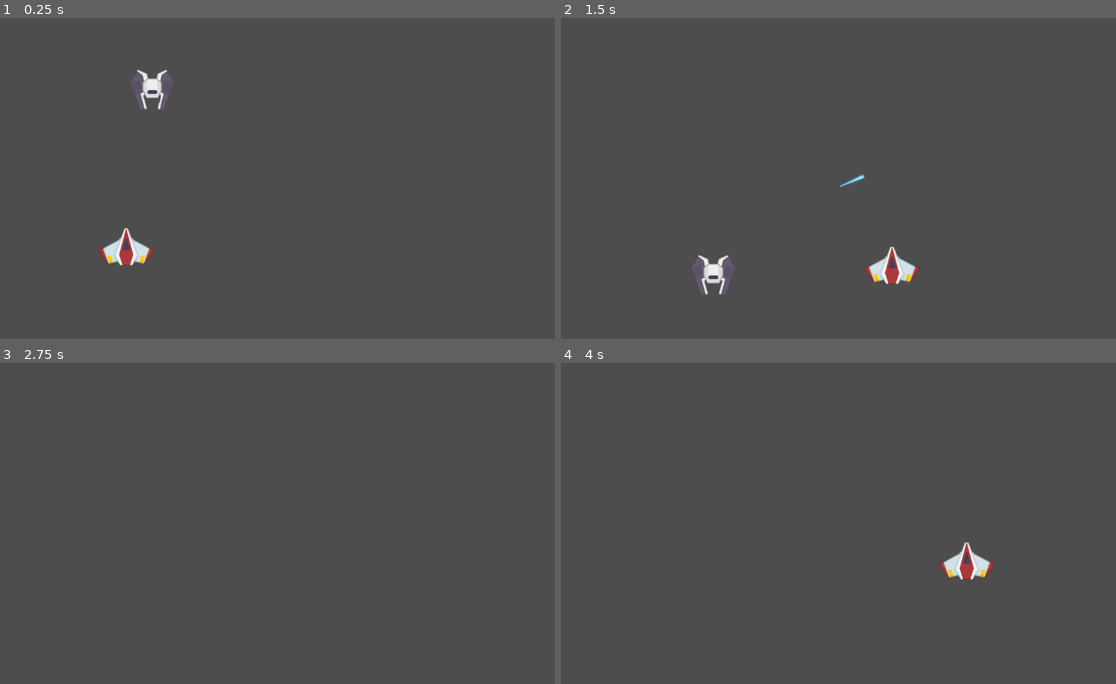
Above: before the commit, frames 1-4 (two rows, left to right).
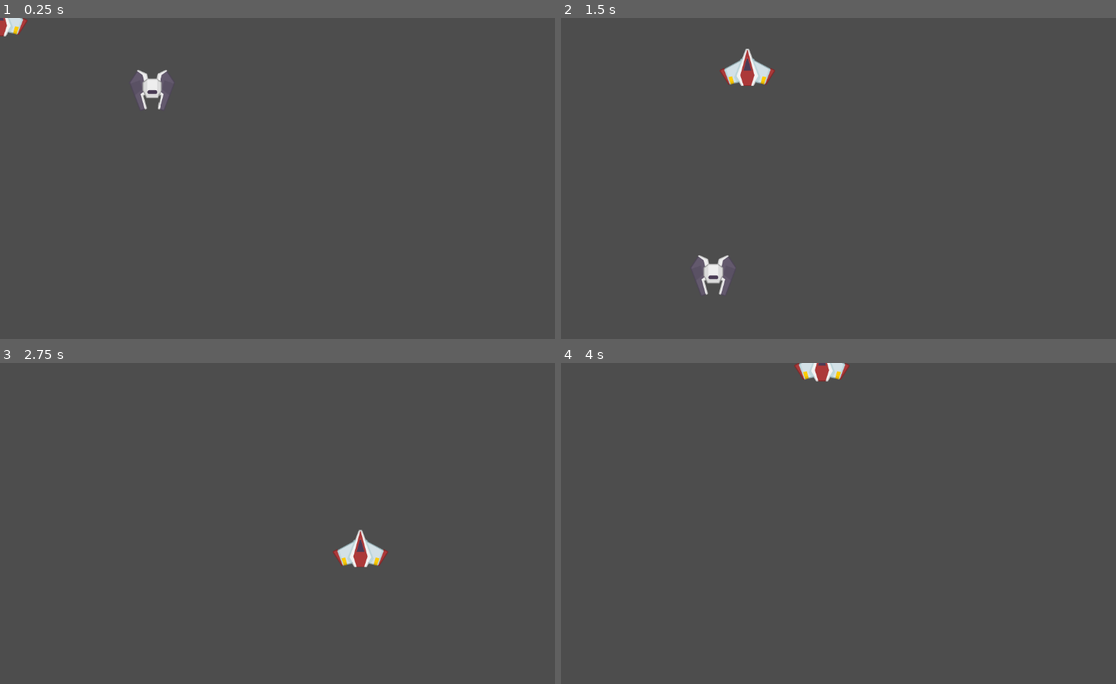
Above: after the commit, the same moments.

Repository: spencersmith24/CS315-Godot-Exercises
Game: Godot game, scene res://Scenes/Main.tscn
The game is run twice, just before and just after one commit, with the same random seed, the same clock (stepped at 60 frames per second) and the same inputs.
Inputs:
- Up to frame 1 (0.25 s): no input
- Up to frame 2 (1.5 s): hold Right (right) 0.53-1.28 s; tap Space (shoot) at 0.6, 1.35 s; hold Down (down) from 1.28 s (still down)
- Up to frame 3 (2.75 s): release Down (down) at 2.03 s; hold Right (right) from 2.03 s (still down); tap Space (shoot) at 2.1 s
- Up to frame 4 (4 s): release Right (right) at 2.78 s; hold Up (up) 2.78-3.53 s; tap Space (shoot) at 2.85, 3.6 s; hold Left (left) from 3.53 s (still down)

The runs differ from the first frame. In frame 1, 0.8% of the frame differs, in the area x 0-28%, y 0-78%; in frame 2, 1.3%, in the area x 28-65%, y 9-83%; in frame 3, 0.6%; in frame 4, 1.0%.

Commit message:
finit bullet script

Diff:
--- a/ShootEmUp/shootemup/Scenes/Main.tscn
+++ b/ShootEmUp/shootemup/Scenes/Main.tscn
@@ -6,7 +6,6 @@
 [node name="Node2D" type="Node2D"]
 
 [node name="Player" parent="." instance=ExtResource("1_8fmun")]
-position = Vector2(254, 462)
 
 [node name="Enemy" parent="." instance=ExtResource("2_pnq5w")]
 position = Vector2(306, 81)
--- a/ShootEmUp/shootemup/Scripts/player.gd
+++ b/ShootEmUp/shootemup/Scripts/player.gd
@@ -8,7 +8,7 @@
 
 	if Input.is_action_just_pressed("shoot"):
 		var bullet = bullet_resource.instantiate()
-		bullet.position = position
+		bullet.position.y -= 80
 		add_child(bullet)
 
 
